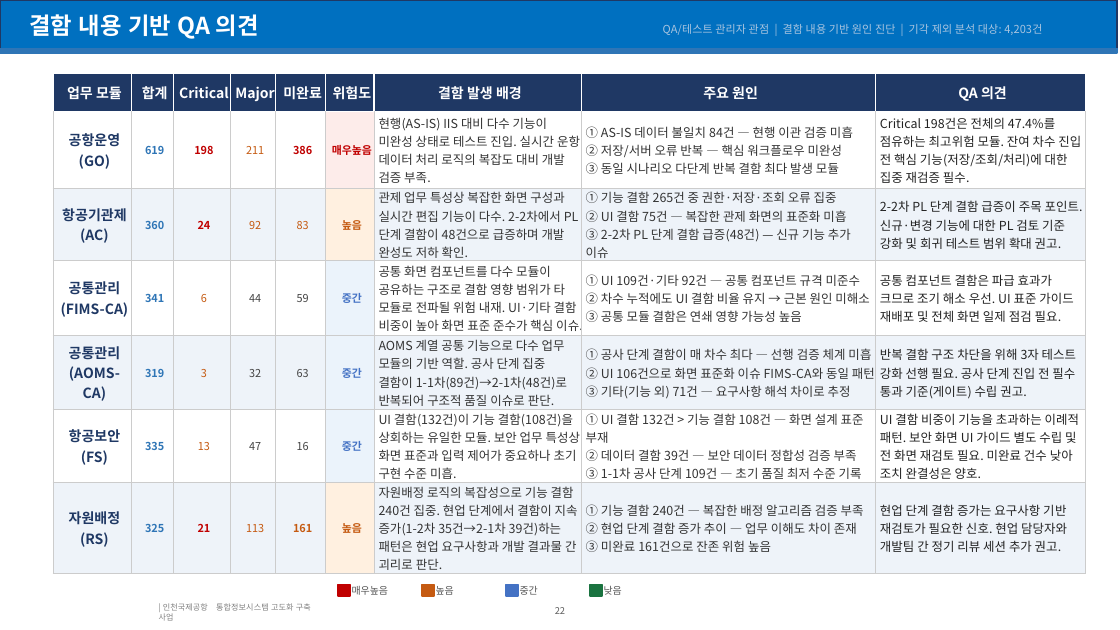
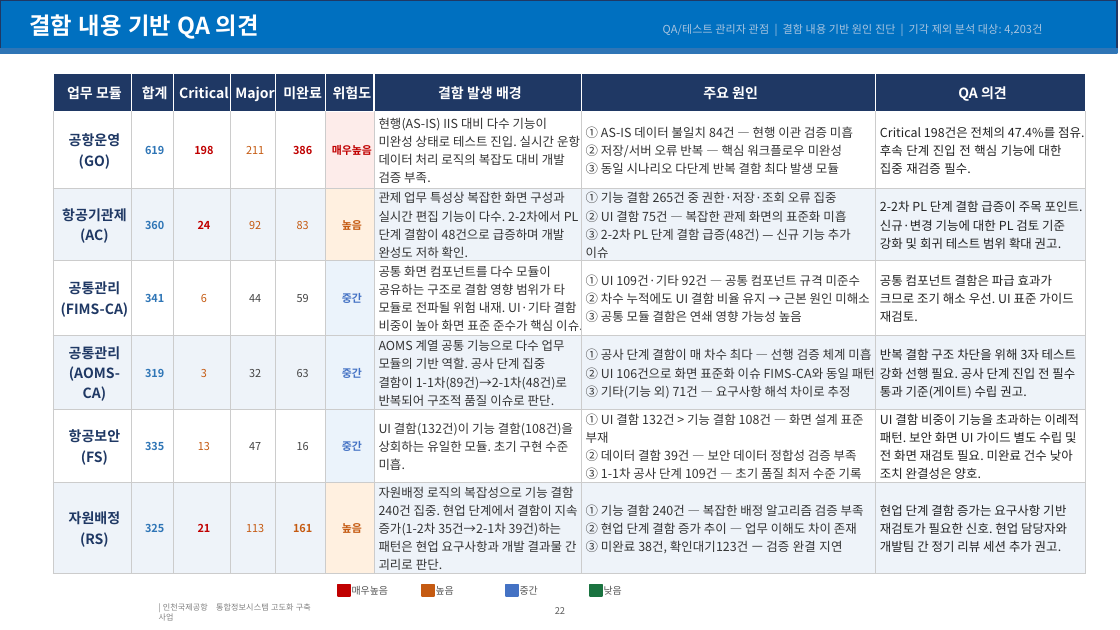
Before and after one commit to kechristal/iiac, a slide deck: slide 22 of 결함분석_종합보고서_최종.pptx. Drawn at 1120x630 pixels with LibreOffice and Linux fonts; fonts in the diff are those of the drawing; background and template pictures are left out. Boxes give left, top, right and bottom in pixels: in the first picture for what was removed or moved away, otherwise in the second. Text is boxed around its words. In the diff, an @@ line names an element or a change of style, - is before the commit and + after.

```diff
--- a/결함분석_종합보고서_최종.pptx
+++ b/결함분석_종합보고서_최종.pptx
@@ table at bbox=[53, 73, 1084, 625] @@
-row 2, column 9: Critical 198건은 전체의 47.4%를 점유하는 최고위험 모듈. 잔여 차수 진입 전 핵심 기능(저장/조회/처리)에 대한 집중 재검증 필수.
+row 2, column 9: Critical 198건은 전체의 47.4%를 점유. 후속 단계 진입 전 핵심 기능에 대한 집중 재검증 필수.
-row 4, column 9: 공통 컴포넌트 결함은 파급 효과가 크므로 조기 해소 우선. UI 표준 가이드 재배포 및 전체 화면 일제 점검 필요.
+row 4, column 9: 공통 컴포넌트 결함은 파급 효과가 크므로 조기 해소 우선. UI 표준 가이드 재검토.
-row 6, column 7: UI 결함(132건)이 기능 결함(108건)을 상회하는 유일한 모듈. 보안 업무 특성상 화면 표준과 입력 제어가 중요하나 초기 구현 수준 미흡.
+row 6, column 7: UI 결함(132건)이 기능 결함(108건)을 상회하는 유일한 모듈. 초기 구현 수준 미흡.
-row 7, column 8: ① 기능 결함 240건 — 복잡한 배정 알고리즘 검증 부족 / ② 현업 단계 결함 증가 추이 — 업무 이해도 차이 존재 / ③ 미완료 161건으로 잔존 위험 높음
+row 7, column 8: ① 기능 결함 240건 — 복잡한 배정 알고리즘 검증 부족 / ② 현업 단계 결함 증가 추이 — 업무 이해도 차이 존재 / ③ 미완료 38건, 확인대기123건 — 검증 완결 지연
```
Also in this commit, not shown: 15 other slides changed, 1 other file.
